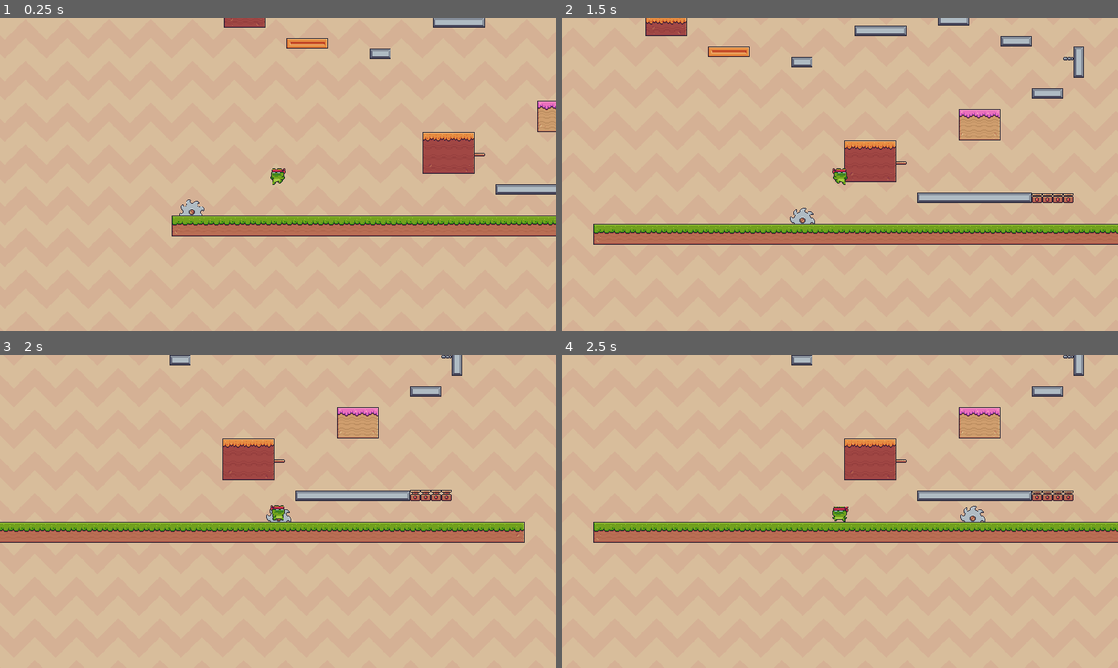
Above: before the commit, frames 1-4 (two rows, left to right).
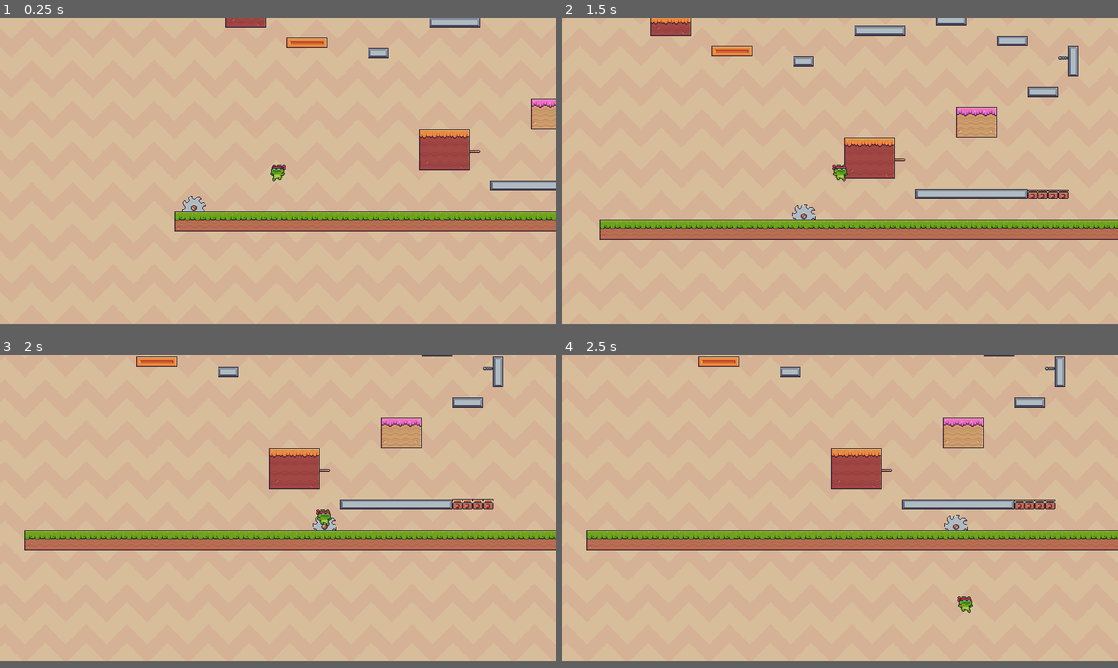
Above: after the commit, the same moments.

Repository: philhandy/platform_game
Game: Godot game, scene res://scenes/levels/level1/level_1.tscn
Same seed, same stepped clock (60 frames per second), same inputs: the game is played once before the commit and once after it.
Inputs:
- Up to frame 1 (0.25 s): no input
- Up to frame 2 (1.5 s): hold D (Right) from 0.53 s (still down); tap Space (Jump) at 0.77 s
- Up to frame 3 (2 s): keep holding D (Right); tap Space (Jump) at 1.52 s
- Up to frame 4 (2.5 s): release D (Right) at 2.03 s; hold A (Left) from 2.03 s (still down)
In our replay, the window is 800x450 before the commit and 800x440 after it. These sizes can differ from the game's own. Grey fills any space a smaller window leaves; there, only what the larger window draws over its background counts as a difference.

The runs differ from the first frame. In frame 1, 6.0% of the frame differs, in the area x 30-100%, y 0-70%; in frame 2, 8.9%; in frame 3, 15%, in the area x 0-100%, y 0-63%; in frame 4, 14%.

Commit message:
added death animation

Diff:
--- a/project.godot
+++ b/project.godot
@@ -17,7 +17,7 @@
 
 [display]
 
-window/size/viewport_width=852
+window/size/viewport_width=872
 window/size/viewport_height=480
 window/stretch/mode="canvas_items"
 
--- a/scenes/fire/fire.gd
+++ b/scenes/fire/fire.gd
@@ -14,8 +14,8 @@
 	if fire_on:
 		%AnimatedSprite2D.play("fire_off")
 		fire_on = false
-		%Area2D.monitoring = false
+		%FireHitbox.disabled = true
 	else:
 		%AnimatedSprite2D.play("fire_on")
 		fire_on = true
-		%Area2D.monitoring = true
+		%FireHitbox.disabled = false
--- a/scenes/fire/fire.tscn
+++ b/scenes/fire/fire.tscn
@@ -87,6 +87,7 @@
 position = Vector2(8, 9)
 
 [node name="FireHitbox" type="CollisionShape2D" parent="Area2D"]
+unique_name_in_owner = true
 shape = SubResource("RectangleShape2D_jy8pc")
 
 [node name="Base" type="StaticBody2D" parent="."]
--- a/scenes/levels/level1/level_1.gd
+++ b/scenes/levels/level1/level_1.gd
@@ -1,10 +1,16 @@
 extends Node2D
 
+const SCREEN_HEIGHT = 500
 
 func _ready():
-		%Saw.setup(Vector2(600, 0))
+	%Saw.setup(Vector2(600, 0))
 
 
 func _process(delta):
-	var offset = Vector2(int(%Player.position.x) % 64,int(%Player.position.y) % 64)
-	%Background.position = %Player.position - offset
+	if %Player.alive:
+		%Camera2D.position = %Player.position
+	var offset = Vector2(int(%Camera2D.position.x) % 64,int(%Camera2D.position.y) % 64)
+	%Background.position = %Camera2D.position - offset
+
+	if %Player.position.y > %Camera2D.position.y + (SCREEN_HEIGHT / 2):
+		get_tree().quit()
--- a/scenes/levels/level1/level_1.tscn
+++ b/scenes/levels/level1/level_1.tscn
@@ -333,3 +333,6 @@
 
 [node name="Fire4" parent="." instance=ExtResource("6_4tbo0")]
 position = Vector2(720, 384)
+
+[node name="Camera2D" type="Camera2D" parent="."]
+unique_name_in_owner = true
--- a/scenes/player/player.gd
+++ b/scenes/player/player.gd
@@ -5,14 +5,19 @@
 const JUMP_FORCE = 300
 const SLOW_DOWN_TIME = 0.2
 
+var alive
+
 func _ready():
 	%Image.play('idle')
+	alive = true
 
 func _physics_process(delta):
 	velocity.y += GRAVITY * delta
 	move_and_slide()
 
 func _process(delta):
+	if not alive:
+		return
 	var new_velocity = 0.0
 	if Input.is_action_pressed('Left'):
 		new_velocity -= SPEED
@@ -49,8 +54,16 @@
 	else:
 		%Image.flip_h = true
 
+func player_death():
+	velocity.y -= JUMP_FORCE
+	alive = false
+	collision_layer = 2
+	collision_mask = 2
+
 func _on_area_2d_area_entered(area):
+	if not alive:
+		return
 	if area.is_in_group('trap'):
-		print('hit')
+		player_death()
 	if area.is_in_group('fire'):
-		print('fire')
+		player_death()
--- a/scenes/player/player.tscn
+++ b/scenes/player/player.tscn
@@ -216,9 +216,8 @@
 sprite_frames = SubResource("SpriteFrames_t5vi1")
 animation = &"jump"
 
-[node name="Camera2D" type="Camera2D" parent="."]
-
 [node name="CollisionShape2D" type="CollisionShape2D" parent="."]
+unique_name_in_owner = true
 position = Vector2(0, 3.5)
 shape = SubResource("RectangleShape2D_lyhuy")
 
Not shown, changed: TODO.txt
